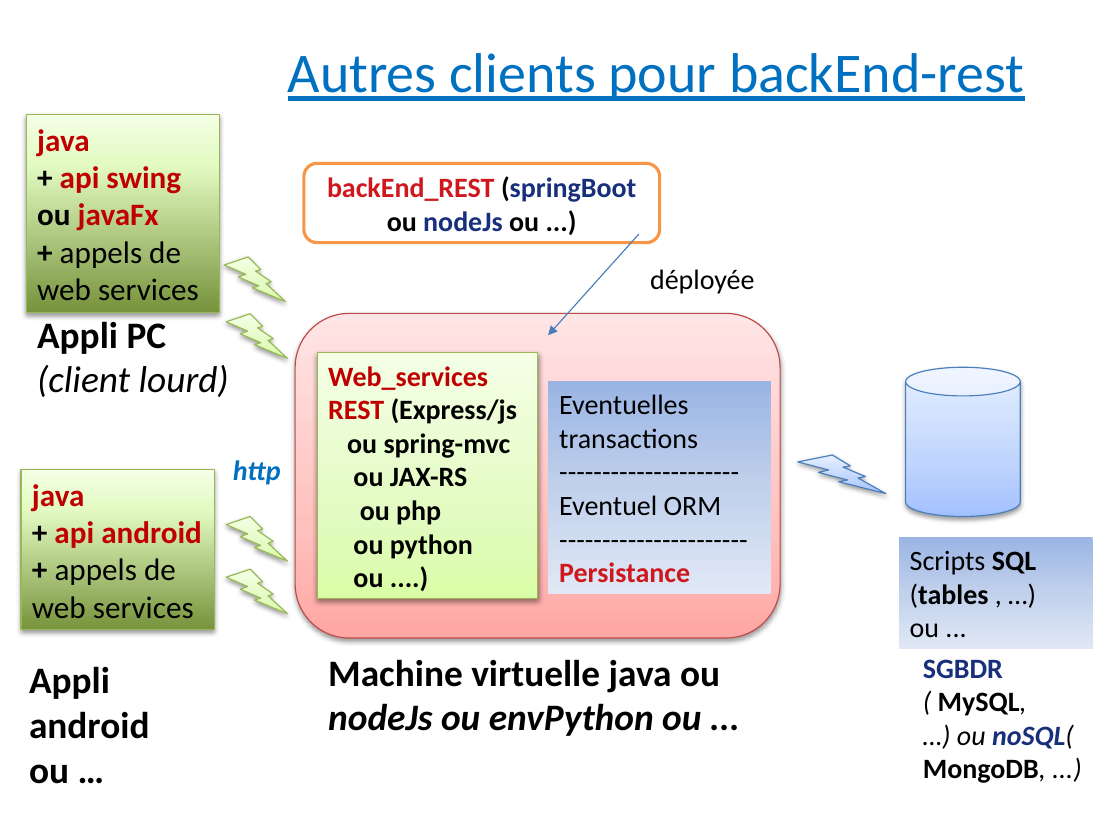
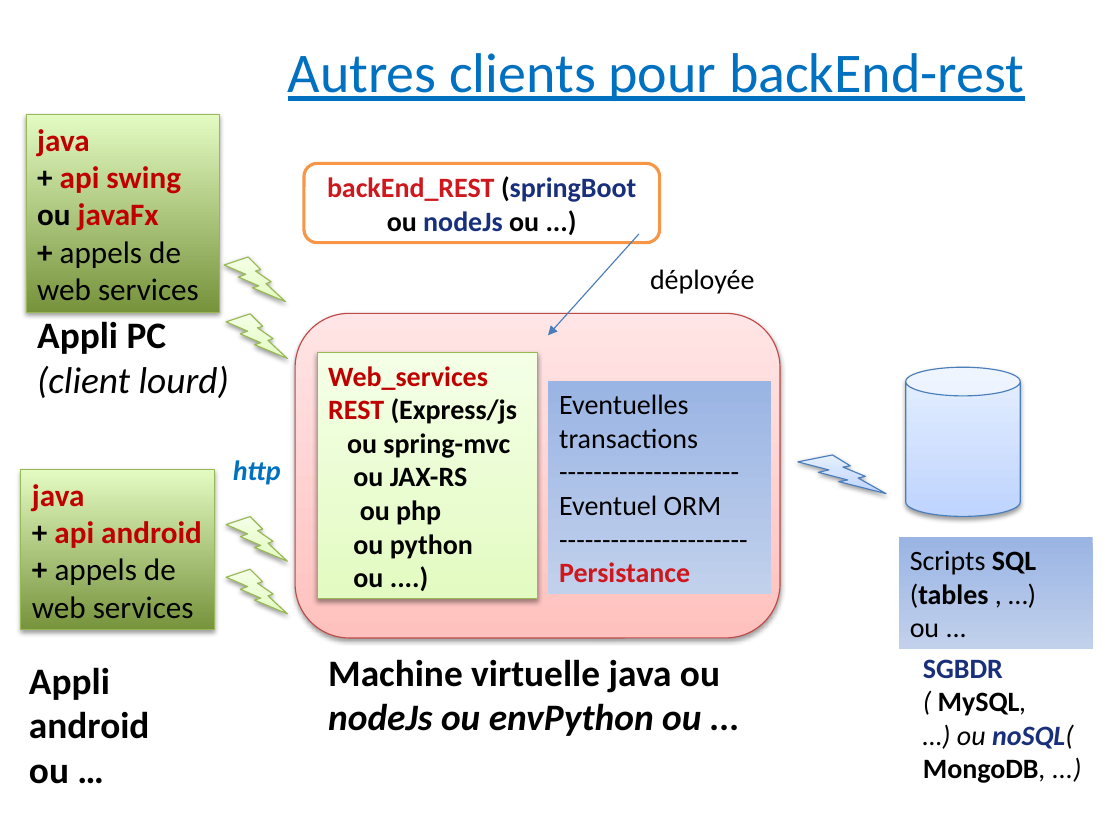
Before and after one commit to didier-tp/soa_msa_octobre2021, a slide deck: slide 7 of evolutions_architectures_grandes_lignes.pptx (slide 6 before the commit). Drawn at 1120x840 pixels with LibreOffice and Linux fonts; fonts in the diff are those of the drawing. Boxes give left, top, right and bottom in pixels: in the first picture for what was removed or moved away, otherwise in the second. Text is boxed around its words. In the diff, an @@ line names an element or a change of style, - is before the commit and + after.

```diff
--- a/evolutions_architectures_grandes_lignes.pptx
+++ b/evolutions_architectures_grandes_lignes.pptx
@@ rectangle "java + api swing" at box(26, 114, 220, 312): fill gradient #77933C to #E4FCC2 to #F5FFE7 to gradient #77933C to #E3FBC2 @@
@@ fill gradient #DAFDA7 to #E4FCC2 to #F5FFE7 to gradient #E3FBC2 to #F4FFE6 in 5 elements at box(317, 353, 538, 599), box(226, 314, 288, 358), box(226, 516, 288, 561), box(226, 569, 288, 614), box(224, 256, 286, 301) @@
@@ rounded rectangle at box(296, 314, 781, 638): fill gradient #FFA6A5 to #FFC0BF to #FFE7E7 to gradient #FFC1BE to #FFE5E5 @@
@@ rectangle "Eventuelles transactions" at box(548, 381, 771, 594): fill gradient #9AB5E4 to #C2D1ED to #E1E8F5 to gradient #9AB4E4 to #C1D1EC @@
@@ cylinder at box(906, 367, 1020, 516): fill gradient #A4C4FF to #BFD4FF to #E6EEFF to gradient #BFD4FE to #E5EFFF @@
@@ rectangle "java + api android" at box(21, 469, 215, 629): fill gradient #77933C to #E4FCC2 to #F5FFE7 to gradient #77933C to #E3FBC2 @@
@@ lightning bolt at box(797, 455, 886, 493): fill gradient #A4C4FF to #BFD4FF to #E6EEFF to gradient #BFD4FE to #E5EFFF @@
@@ rectangle "Scripts SQL (tables , …)" at box(898, 538, 1092, 650): fill gradient #9AB5E4 to #C2D1ED to #E1E8F5 to gradient #9AB4E4 to #C1D1EC @@
```
Also in this commit, not shown: 5 other slides changed, 2 slides added, 3 other files.
